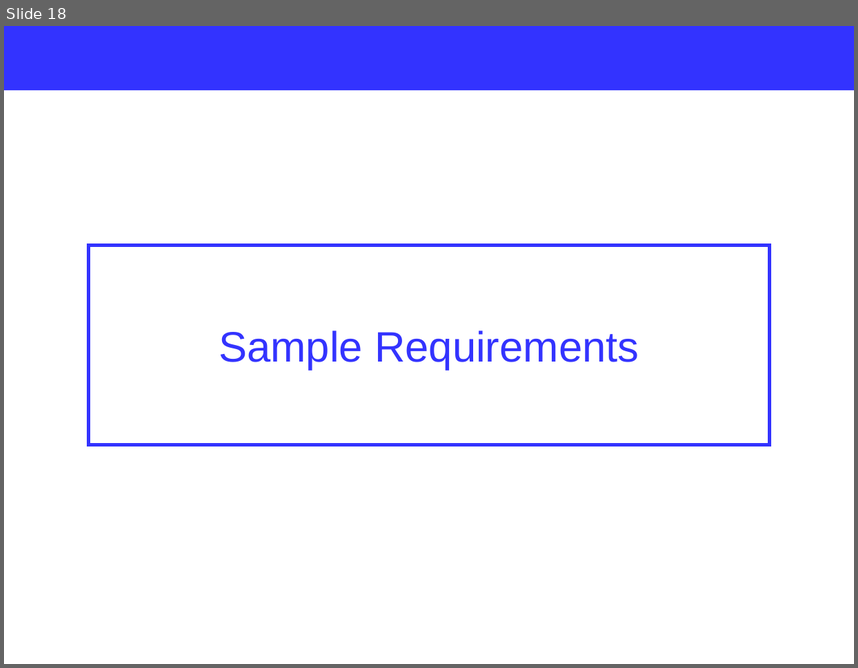
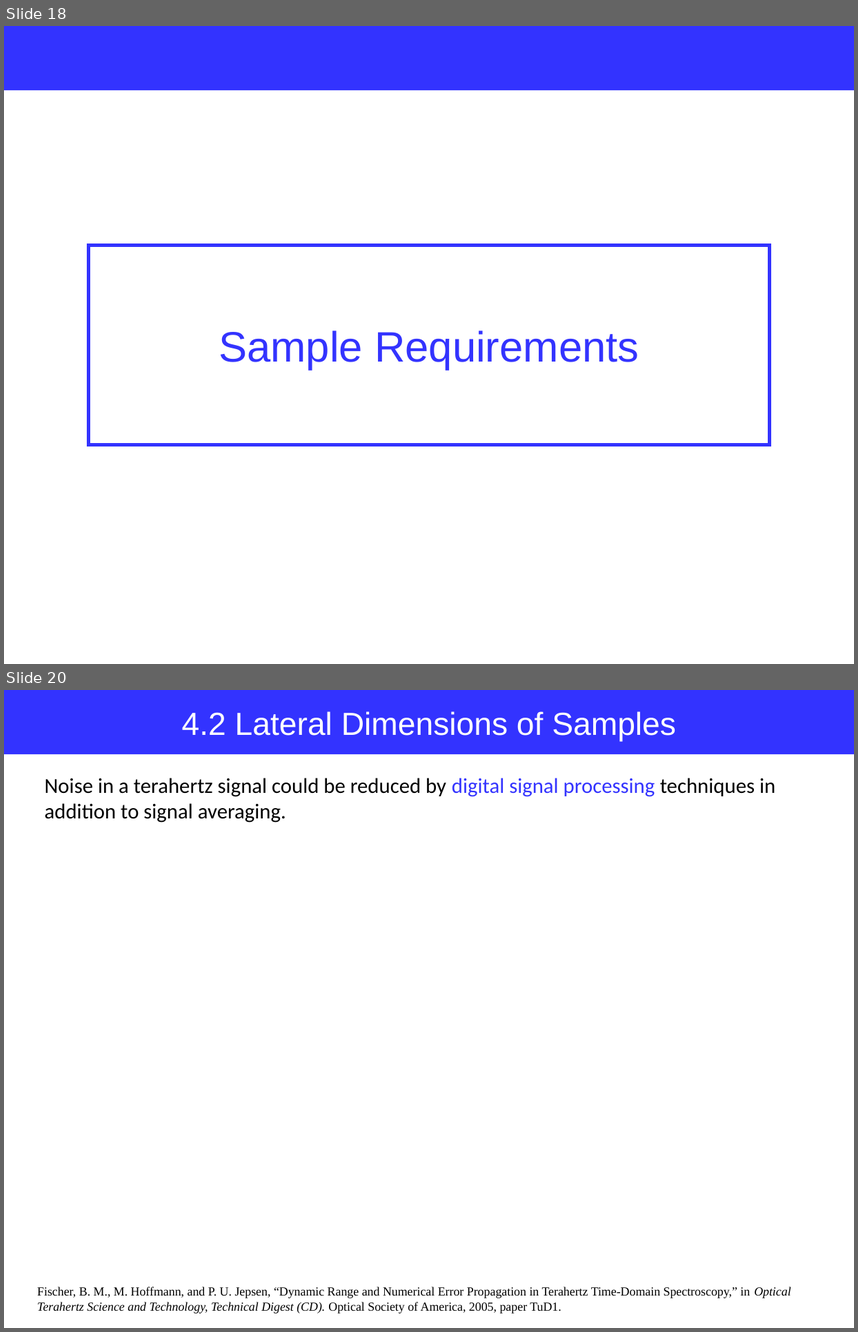
Before and after one commit to jglee96/NBTP_Lab, a slide deck: Terahertz Metrology/Ch2/Terahertz Metrology_Ch2.pptx. Shown one above the other, each under a label of ours: slide 18 before the commit, slides 18 and 20 after it; the slides between them are not shown. The pictures are 858x668 and 858x1332 pixels, drawn with LibreOffice and Linux fonts; fonts in the diff are those of the drawing. Boxes give left, top, right and bottom in pixels: in the first picture for what was removed or moved away, otherwise in the second. Text is boxed around its words. In the diff, an @@ line names an element or a change of style, - is before the commit and + after.

```diff
--- a/Terahertz Metrology/Ch2/Terahertz Metrology_Ch2.pptx
+++ b/Terahertz Metrology/Ch2/Terahertz Metrology_Ch2.pptx
@@ slide 20 added at [4, 690, 854, 1328], background #FFFFFF @@
@@ rectangle added at [4, 690, 854, 755], fill #3333FF, 27 pt, text #FFFFFF @@
+4.2 Lateral Dimensions of Samples
@@ text added at [45, 778, 775, 822], 18 pt, text #000000 @@
+Noise in a terahertz signal could be reduced by digital signal processing techniques in addition to signal averaging.
@@ text added at [37, 1286, 791, 1313], 10.5 pt, text #000000 @@
+Fischer, B. M., M. Hoffmann, and P. U. Jepsen, “Dynamic Range and Numerical Error Propagation in Terahertz Time-Domain Spectroscopy,” in Optical Terahertz Science and Technology, Technical Digest (CD). Optical Society of America, 2005, paper TuD1.
```
Also in this commit, not shown: 1 slide changed, 2 other slides added, 4 other files.
